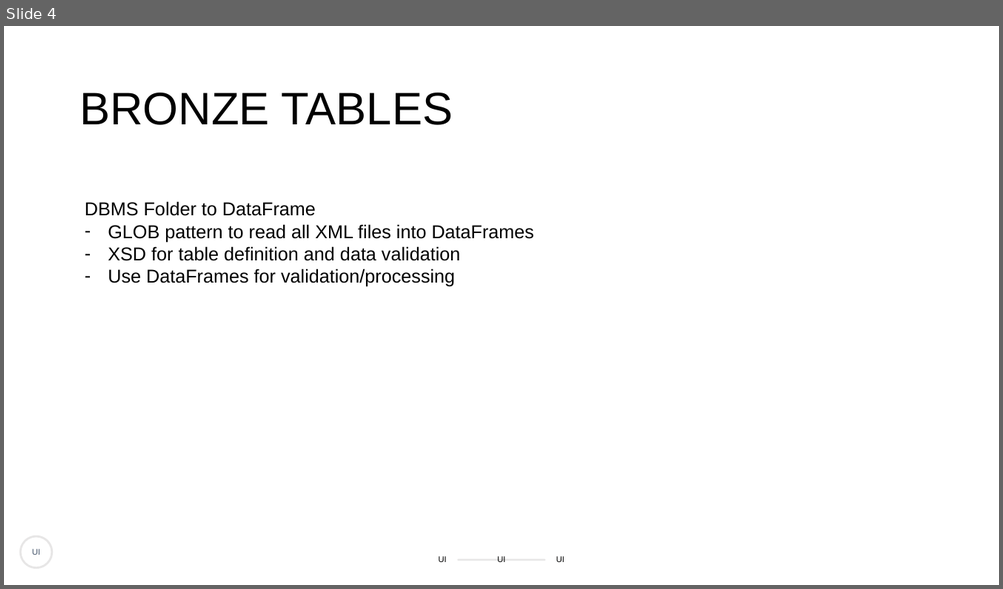
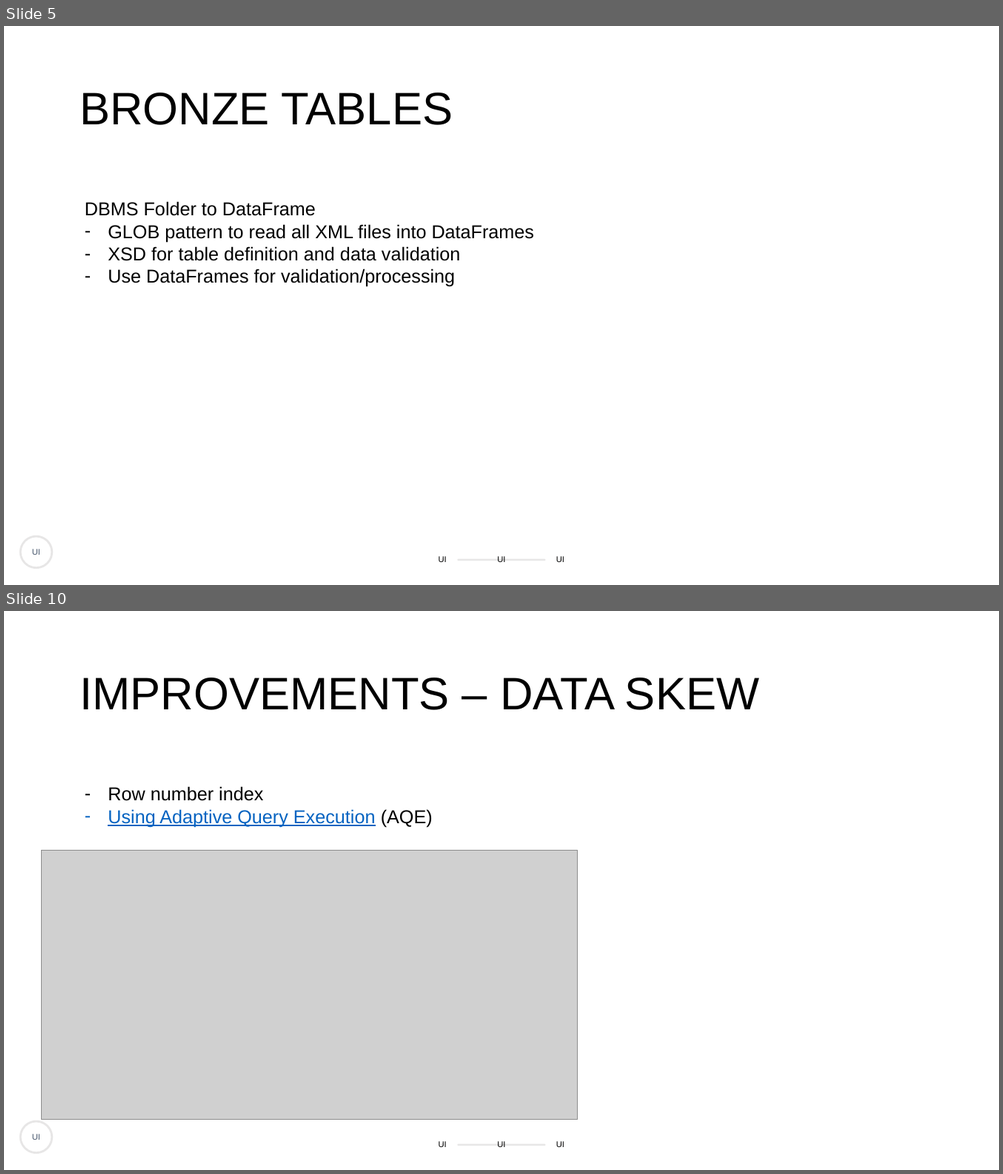
Before and after one commit to bartzwemmer/fedex, a slide deck: docs/Rijksmuseum_data.pptx. Shown one above the other, each under a label of ours: slide 4 before the commit, slides 5 and 10 after it; the slides between them are not shown. The pictures are 1003x589 and 1003x1174 pixels, drawn with LibreOffice and Linux fonts; fonts in the diff are those of the drawing; grey boxes stand for pictures. Boxes give left, top, right and bottom in pixels: in the first picture for what was removed or moved away, otherwise in the second. Text is boxed around its words. In the diff, an @@ line names an element or a change of style, - is before the commit and + after.

```diff
--- a/docs/Rijksmuseum_data.pptx
+++ b/docs/Rijksmuseum_data.pptx
@@ slide 10 added at [4,611,999,1170], background #FFFFFF @@
@@ title added at [79,678,759,710], 44 pt, text #000000 @@
+IMPROVEMENTS – DATA SKEW
@@ text added at [108,786,432,827], 18 pt, text #0563C1, underline @@
+– Row number index
+– Using Adaptive Query Execution (AQE)
@@ picture added at [41,851,577,1120] @@
@@ what was slide 4 is now slide 5 @@
```
Also in this commit, not shown: 3 slides changed, 4 other slides added, 1 slide removed, 1 other file.
